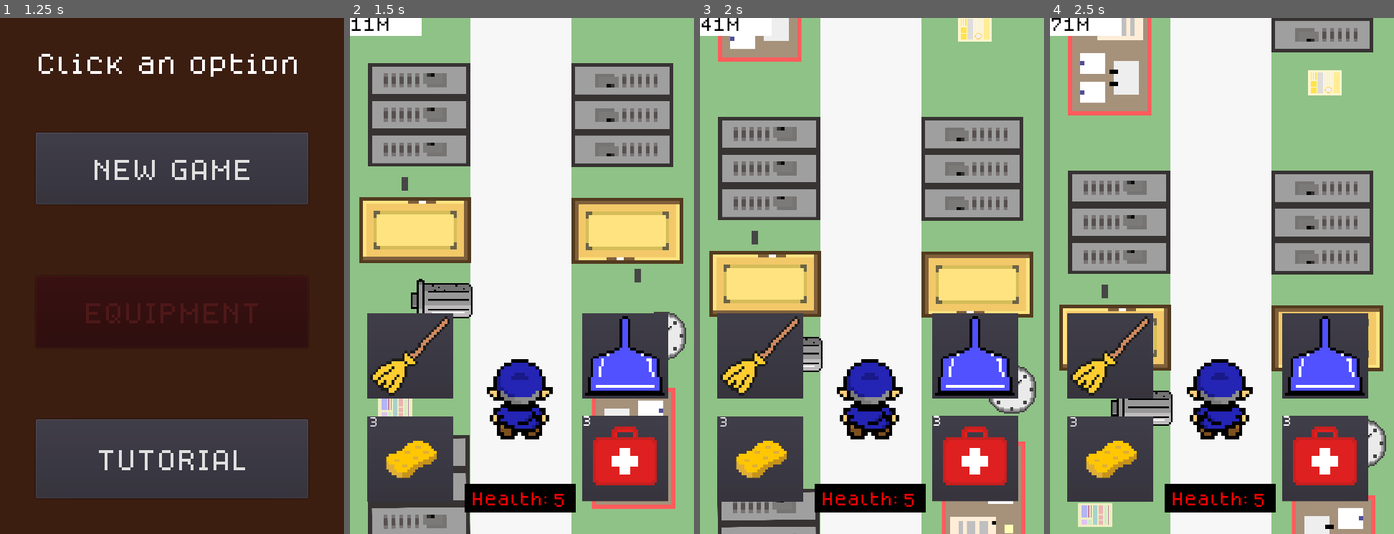
Above: before the commit, frames 1-4 (left to right).
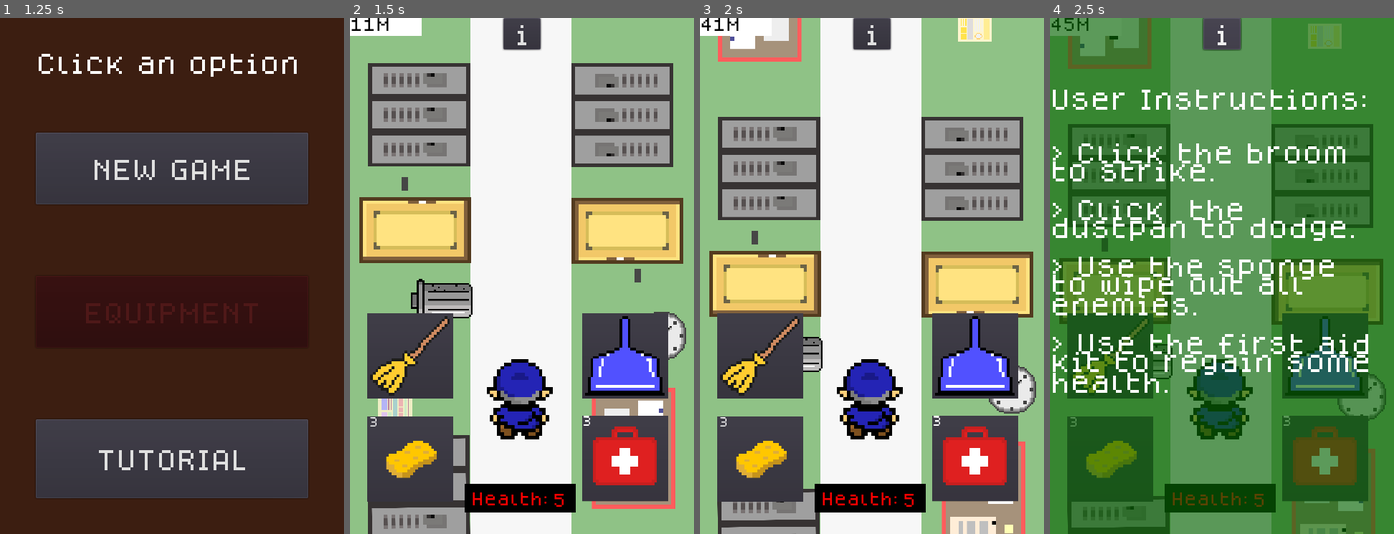
Above: after the commit, the same moments.

Repository: TheBroham7/Project-Sweep
Game: Godot game, scene res://scenes/title_screen.tscn
Same seed, same stepped clock (60 frames per second), same inputs: the game is played once before the commit and once after it.
Inputs (mouse positions are in pixels of both pictures, inside the frame that each line leads up to):
- Up to frame 1 (1.25 s): click "Click to Start" at 0.5 s
- Up to frame 2 (1.5 s): click "NEW GAME" at 1.25 s
- Up to frame 3 (2 s): no input
- Up to frame 4 (2.5 s): click (1222, 33) at 2 s, where only the run after the commit has a clickable "i"

Frame 1 is identical in both runs. In frame 2, 0.7% of the frame differs, in the area x 44-56%, y 0-7%; in frame 3, 0.7%; in frame 4, 98%, in the area x 0-100%, y 0-100%.

Commit message:
pause-button
added the pause button functionality back to the game after losing it in a merge conflict

Diff:
--- a/scenes/main.tscn
+++ b/scenes/main.tscn
@@ -8,6 +8,11 @@
 [ext_resource path="res://scenes/power_ups.tscn" type="PackedScene" id=6]
 [ext_resource path="res://scripts/Pause.gd" type="Script" id=7]
 [ext_resource path="res://assets/music/gameover.wav" type="AudioStream" id=8]
+[ext_resource path="res://assets/fonts/dogica/OTF/dogicapixel.otf" type="DynamicFontData" id=9]
+
+[sub_resource type="DynamicFont" id=1]
+size = 32
+font_data = ExtResource( 9 )
 
 [node name="main" type="Node2D"]
 script = ExtResource( 4 )
@@ -42,29 +47,57 @@
 [node name="CanvasLayer" type="CanvasLayer" parent="."]
 layer = 100
 
-[node name="Pause" type="Control" parent="CanvasLayer"]
+[node name="Button" type="Button" parent="CanvasLayer"]
+anchor_left = 0.5
+anchor_right = 0.5
+margin_left = -26.0
+margin_right = 26.0
+margin_bottom = 44.0
+custom_fonts/font = SubResource( 1 )
+text = "i"
+
+[node name="Pause" type="Control" parent="CanvasLayer/Button"]
 pause_mode = 2
 visible = false
 margin_right = 486.0
 margin_bottom = 4123.0
 script = ExtResource( 7 )
 
-[node name="Background" type="ColorRect" parent="CanvasLayer/Pause"]
-margin_right = 499.0
-margin_bottom = 4169.0
+[node name="Background" type="ColorRect" parent="CanvasLayer/Button/Pause"]
+margin_left = -214.0
+margin_right = 480.0
+margin_bottom = 720.0
 color = Color( 0.0352941, 0.403922, 0.0235294, 0.658824 )
 
-[node name="RichTextLabel" type="RichTextLabel" parent="CanvasLayer/Pause/Background"]
+[node name="RichTextLabel" type="RichTextLabel" parent="CanvasLayer/Button/Pause/Background"]
 margin_right = 476.0
 margin_bottom = 4142.0
-text = "User Instructions:
+custom_fonts/mono_font = SubResource( 1 )
+custom_fonts/bold_italics_font = SubResource( 1 )
+custom_fonts/italics_font = SubResource( 1 )
+custom_fonts/bold_font = SubResource( 1 )
+custom_fonts/normal_font = SubResource( 1 )
+text = "
+
+
+
+User Instructions:
+
 
 > Click the broom to strike.
+
 > Click  the dustpan to dodge.
+
 > Use the sponge to wipe out all enemies.
+
 > Use the first aid kit to regain some health.
+"
 
-press p to continue playing!"
+[node name="button_dupe" type="Button" parent="CanvasLayer/Button/Pause"]
+margin_right = 52.0
+margin_bottom = 44.0
+custom_fonts/font = SubResource( 1 )
+text = "i"
 
 [node name="GameOver" type="AudioStreamPlayer" parent="."]
 stream = ExtResource( 8 )
@@ -84,4 +117,6 @@
 [connection signal="block" from="weapon_buttons" to="Player" method="_on_weapon_buttons_block"]
 [connection signal="broom" from="weapon_buttons" to="Player" method="_on_weapon_buttons_broom"]
 [connection signal="swing" from="weapon_buttons" to="Player" method="_on_weapon_buttons_swing"]
+[connection signal="pressed" from="CanvasLayer/Button" to="CanvasLayer/Button/Pause" method="_on_Button_pressed"]
+[connection signal="pressed" from="CanvasLayer/Button/Pause/button_dupe" to="CanvasLayer/Button/Pause" method="_on_button_dupe_pressed"]
 [connection signal="timeout" from="WaitTime" to="." method="_on_WaitTime_timeout"]
Not shown: 1 places in scenes/main.tscn that only renumber resources
